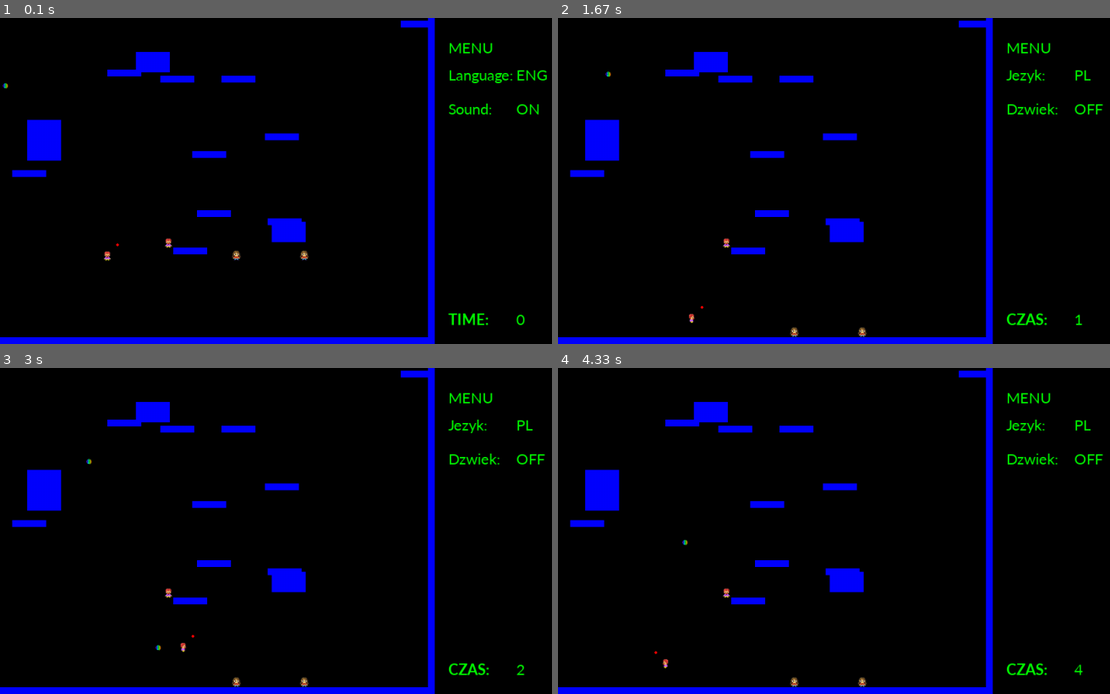
Above: before the commit, frames 1-4 (two rows, left to right).
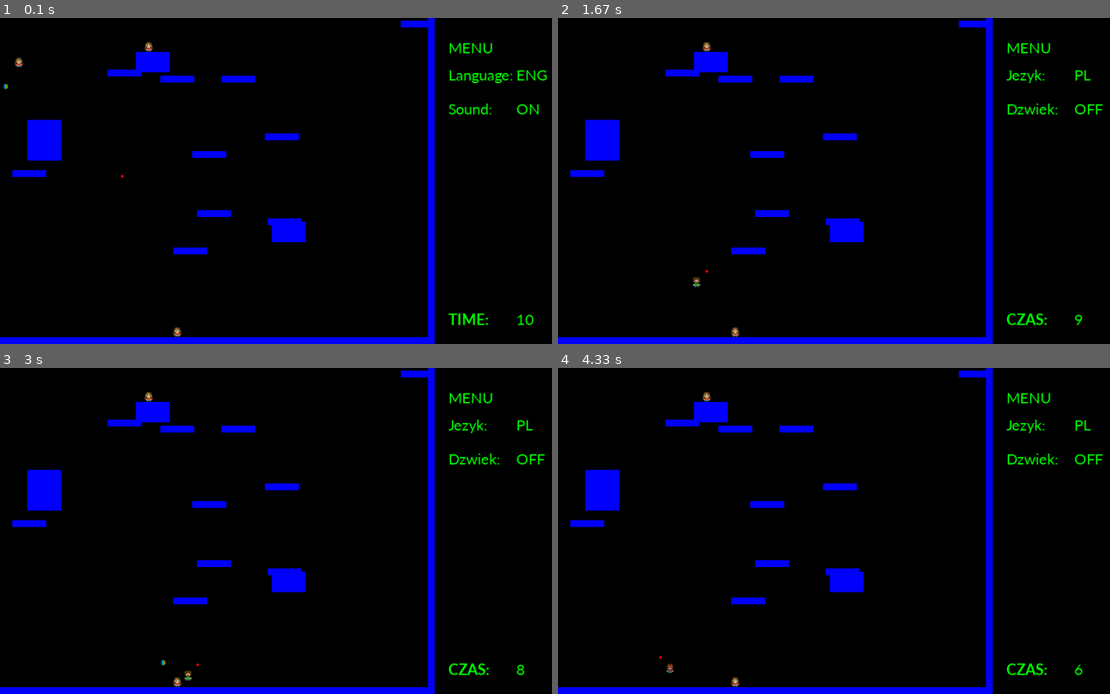
Above: after the commit, the same moments.

Repository: kaletap/Worms-Python-Game
Game: pygame game, started from worms.py
Same seed, same stepped clock (60 frames per second), same inputs: the game is played once before the commit and once after it.
Inputs (mouse positions are in pixels of both pictures, inside the frame that each line leads up to):
- Up to frame 1 (0.1 s): no input
- Up to frame 2 (1.67 s): click (1087, 73) at 0.38 s; click (1087, 109) at 0.88 s; hold Right from 1.33 s (still down); tap Space at 1.4 s
- Up to frame 3 (3 s): tap Space at 1.7, 1.9, 2.57, 2.87 s; release Right at 1.8 s; hold Up 1.83-2.13 s; tap Enter at 2.17 s; hold Right 2.5-2.97 s
- Up to frame 4 (4.33 s): hold Left 3-3.53 s; tap Space at 3.07, 3.37, 3.97, 4.27 s; hold Left 3.9-4.3 s

The runs differ from the first frame. In frame 1, 0.3% of the frame differs, in the area x 0-97%, y 7-98%; in frame 2, 0.3%; in frame 3, 0.3%; in frame 4, 0.3%.

Commit message:
Added argparse options to change worms number and time limit. Implemented changing players after given time limit

Diff:
--- a/defaults.py
+++ b/defaults.py
@@ -4,13 +4,13 @@
 SCREEN_WIDTH, SCREEN_HEIGHT = (640, 480)
 MENU_WIDTH, MENU_HEIGHT = (480, 480)
 
-FRAME_RATE = 10000
+FRAME_RATE = 100000
 
 TIME_UNIT = 0.05
 SHOOTING_POWER_UNIT = 0.05
 SHOOTING_ANGLE_CHANGE = PI / 1000
-GRAV = 1
-GRAV_WORM = 2
+GRAV = 5
+GRAV_WORM = 5
 JUMP_POWER = 15
 WORM_SPEED = 1
 
@@ -20,7 +20,9 @@
 GUNPOINT_RADIUS = 10
 GUNPOINT_CIRCLE_RADIUS = 2
 
-BULLET_PATH = "RainbowBall.png"
+BULLET_PATH = os.path.join("graphics", "RainbowBall.png")
+player1_image_paths = os.listdir("graphics/Males")
+player2_image_paths = os.listdir("graphics/Females")
 
 PLAYER_1, PLAYER_2 = 1, 2
 
--- a/game_classes.py
+++ b/game_classes.py
@@ -7,7 +7,7 @@
 Player
 """
 
-import pygame, sys
+import pygame, sys, random, string
 from math import cos, sin, pi as PI
 
 from defaults import *
@@ -59,6 +59,7 @@
         self.shooting_angle = PI/4
         self.jumping = False
         self.shooting = False
+        self.shooting_power = 0
 
     def get_gunpoint_coordinates(self):
         if self.direction == "right":
@@ -130,6 +131,11 @@
                 self.shooting = True
                 self.shooting_power = 0
 
+        # If player changes worms while pressing K_LEFT or K_RIGHT worm might start moving
+        # in different direction.
+        # It's not much of a problem because we control this worm, so we can stop him.
+        # But it can also happen during change of players: one player by pressing K_LEFT
+        # to long may cause another player to move
         if event.type == pygame.KEYUP:
             # Moving
             if event.key == pygame.K_LEFT:
@@ -290,6 +296,9 @@
         """Moves current worm"""
         self.current_worm.move(event, bullet_list)
 
+    def stop_worm(self):
+        self.current_worm.change_x = 0
+
     def change_worm(self):
         """Changes worm to next one"""
         # First, stop moving current worm (problematic if called after player killed his own worm)
--- a/menu_classes.py
+++ b/menu_classes.py
@@ -43,6 +43,8 @@
         self.font = pygame.font.SysFont('Calibri', 25, False, False)
         self.font_bold = pygame.font.SysFont('Calibri', 25, True, False)
 
+        self.click_sound = pygame.mixer.Sound("sounds/buttons_and_clicks/Clic07.mp3.flac")
+
         self.positions = {
             "menu": (x, y+10),
 
@@ -71,6 +73,8 @@
 
     def update_options(self, x, y):
         if self.text_objects["language_option"].rect.collidepoint(x, y):
+            if self.sound == ON:
+                self.click_sound.play()
             #print("Changing language option")
             new_language_option = EN if self.language == PL else PL
             self.language = new_language_option
@@ -88,6 +92,7 @@
                 self.text_objects["sound"].change_text("Sound:")
 
         elif self.text_objects["sound_option"].rect.collidepoint(x, y):
+            self.click_sound.play()
             #print("Changing sound option")
             new_sound_option = OFF if self.sound == ON else ON
             self.sound = new_sound_option
--- a/worms.py
+++ b/worms.py
@@ -1,4 +1,4 @@
-import pygame, sys, random, os, time, string
+import pygame, sys, random, os, time, argparse
 from math import cos, sin, pi as PI
 
 import defaults
@@ -8,37 +8,38 @@
 from defaults import *
 
 
-def main():
+def main(args):
     pygame.init()
-    screen = pygame.display.set_mode([SCREEN_WIDTH + MENU_WIDTH, SCREEN_HEIGHT])
+    if args.no_menu:
+        screen = pygame.display.set_mode([SCREEN_WIDTH, SCREEN_HEIGHT])
+    else:
+        screen = pygame.display.set_mode([SCREEN_WIDTH + MENU_WIDTH, SCREEN_HEIGHT])
     pygame.display.set_caption("Worms")
     clock = pygame.time.Clock()
 
-    # Sounds
-    pygame.mixer.init()
-
     # Creating sprite_sheet object (image containing all needed images)
-    sprite_sheet_path1 =  os.path.join("graphics/Males", "M_09.png")
+    sprite_sheet_path1 =  os.path.join("graphics/Males", random.choice(player1_image_paths))
     sprite_sheet1 = SpriteSheet(sprite_sheet_path1)
 
-    sprite_sheet_path2 = os.path.join("graphics/Females", "F_01.png")
+    sprite_sheet_path2 = os.path.join("graphics/Females", random.choice(player2_image_paths))
     sprite_sheet2 = SpriteSheet(sprite_sheet_path2)
 
     # Creating worms
-    worm = Worm(150, SCREEN_HEIGHT - 150, sprite_sheet1, name="artur")
-    worm2 = Worm(SCREEN_WIDTH - 200, SCREEN_HEIGHT - 150, sprite_sheet2, name="dent")
-    worm3 = Worm(SCREEN_WIDTH - 300, SCREEN_HEIGHT - 150, sprite_sheet2, name="ford")
-    worm4 = Worm(SCREEN_WIDTH - 400, SCREEN_HEIGHT - 150, sprite_sheet1, name="prefect")
+    worms_player1 = [Worm(random.randrange(20, SCREEN_WIDTH-20),
+                   random.randrange(0, SCREEN_HEIGHT-10),
+                   sprite_sheet1) for _ in range(args.worms_number)]
+    worms_player2 = [Worm(random.randrange(20, SCREEN_WIDTH-20),
+                   random.randrange(0, SCREEN_HEIGHT-10),
+                   sprite_sheet2) for _ in range(args.worms_number)]
     # Group containing all worms
     worm_list = pygame.sprite.Group()
-    worm_list.add(worm, worm2, worm3, worm4)
+    worm_list.add(*worms_player1, *worms_player2)
 
     # Creating players
-    player1 = Player(worm, worm4, name="Przemek")
-    player2 = Player(worm2, worm3, name="Madzia")
+    player1 = Player(*worms_player1, name="Player1")
+    player2 = Player(*worms_player2, name="Player2")
 
     # Creating bullet
-    global bullet_list
     bullet_list = pygame.sprite.Group()
     bullet = Bullet(0, 100, direction="right", v=10, alpha=PI/4)
     bullet_list.add(bullet)
@@ -66,6 +67,9 @@
     # Creating Menu
     menu = Menu()
 
+    print("Welcome to worms")
+
+    # Playing game
     start = time.time()
     mode = PLAYER_1
     while True:
@@ -73,8 +77,19 @@
         screen.fill(BLACK)
 
         # Calculating how much time is left
-        total_seconds = int(time.time() - start)
-        menu.update_time(total_seconds)
+        time_left = args.time - int(time.time() - start)
+        menu.update_time(time_left)
+
+        # Changing players if time is up
+        if time_left < 0:
+            mode = PLAYER_2 if mode == PLAYER_1 else PLAYER_1
+            player1.stop_worm()
+            player2.stop_worm()
+            changing_players_text = TextObject("Changing players", 50, 50, font=None, font_size=50)
+            pygame.sprite.Group(changing_players_text).draw(screen)
+            pygame.time.delay(2000)
+            start = time.time()
+
 
         for event in pygame.event.get():
             if event.type == pygame.QUIT:
@@ -131,4 +146,10 @@
     pygame.quit()
 
 if __name__ == "__main__":
-    main()
+    parser = argparse.ArgumentParser()
+    parser.add_argument("-n", "--worms_number", type=int, default=3, help="Number of worms each player has")
+    parser.add_argument("-t", "--time", type=int, default=10, help="Time per each player")
+    parser.add_argument("--no_menu", action="store_true", help="Don't display menu")
+    args = parser.parse_args()
+
+    main(args)
Renamed: RainbowBall.png -> graphics/RainbowBall.png
Not shown, removed: readme.html
Not shown, changed: readme.md
Not shown, removed: .Rhistory
Not shown, removed: .swp
Not shown, added: sounds/buttons_and_clicks/Clic01.mp3.flac
Not shown, added: sounds/buttons_and_clicks/Clic03.mp3.flac
Not shown, added: sounds/buttons_and_clicks/Clic04.mp3.flac
Not shown, added: sounds/buttons_and_clicks/Clic05.mp3.flac
Not shown, added: sounds/buttons_and_clicks/Clic06.mp3.flac
Not shown, added: sounds/buttons_and_clicks/Clic07.mp3.flac
Not shown, added: sounds/buttons_and_clicks/Clic08.mp3.flac
(and 9 more such lines)
